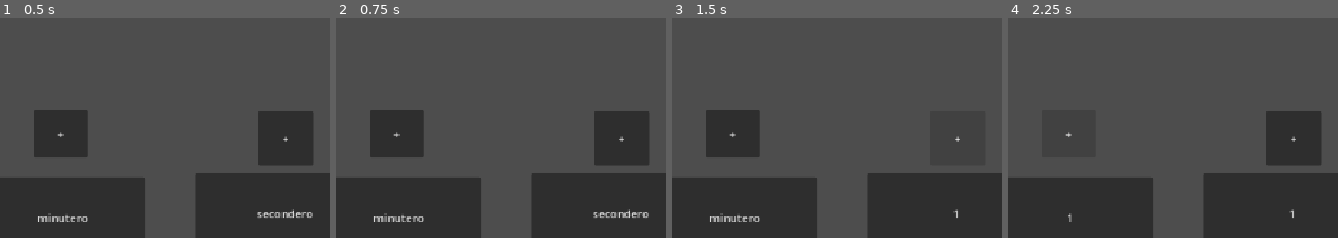
Above: before the commit, frames 1-4 (left to right).
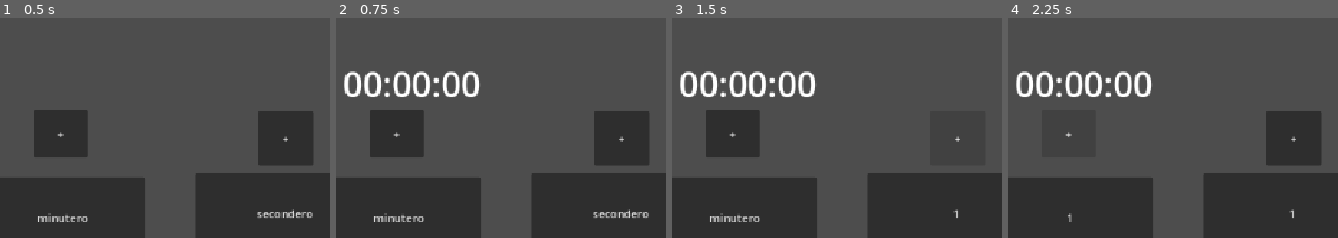
Above: after the commit, the same moments.

Repository: SebaAncan/Pomodoro-by-Pyro
Game: Godot game, scene res://scenes/main.tscn
The game is run twice, just before and just after one commit, with the same random seed, the same clock (stepped at 60 frames per second) and the same inputs.
Inputs:
- Up to frame 1 (0.5 s): no input
- Up to frame 2 (0.75 s): click "Estart" at 0.5 s
- Up to frame 3 (1.5 s): click "+" at 1.25 s
- Up to frame 4 (2.25 s): click "+" at 2 s
The pictures show only the part of the screen within x 42-92%, y 6-56%; the shares and areas given below are measured in that part.

Frame 1 is identical in both runs. In frame 2, 2.5% of the frame differs, in the area x 2-44%, y 24-36%; in frame 3, 2.5%; in frame 4, 2.5%.
Error before the commit: Invalid assignment of property or key 'wait_time' with value of type 'int' on a base object of type 'Nil'. (res://scenes/main.gd:16)

Commit message:
Sistema de tiempo funcionando
Falta añadir el sistema de Pomodoro

Diff:
--- a/pomodoro-timer-custom/scenes/main.gd
+++ b/pomodoro-timer-custom/scenes/main.gd
@@ -1,7 +1,7 @@
 extends Node2D
 @onready var temporizador = $Timer
 @onready var timerset = $timersets
-
+var total
 func _ready() -> void:
 	optener_sacro_tiempo()
 
@@ -12,11 +12,13 @@
 	print(horas)
 	print(minutos)
 	print(segundos)
-	var total = horas * 3600 + minutos * 60 + segundos
+	total = horas * 3600 + minutos * 60 + segundos
 	temporizador.tempo.wait_time = total
 	return total
 
 
 
 func _on_inicio_pressed():
+	optener_sacro_tiempo()
+	print(total)
 	temporizador.tempo.start()
--- a/pomodoro-timer-custom/scenes/main.tscn
+++ b/pomodoro-timer-custom/scenes/main.tscn
@@ -8,6 +8,9 @@
 script = ExtResource("1_sugp2")
 
 [node name="Timer" parent="." unique_id=751466406 instance=ExtResource("1_o5qli")]
+tiempo_en_segundos = 0.0
+tiempo_en_minutos = 0.0
+tiempo_en_horas = 0.0
 
 [node name="timersets" parent="." unique_id=475916094 node_paths=PackedStringArray("timersets") instance=ExtResource("2_0wfyh")]
 timersets = NodePath(".")
--- a/pomodoro-timer-custom/scenes/timer.tscn
+++ b/pomodoro-timer-custom/scenes/timer.tscn
@@ -2,9 +2,11 @@
 
 [ext_resource type="Script" uid="uid://bfq11b676wq3l" path="res://timer.gd" id="1_srplv"]
 
-[node name="Timer" type="Node" unique_id=751466406 node_paths=PackedStringArray("timer")]
+[node name="Timer" type="Node" unique_id=751466406]
 script = ExtResource("1_srplv")
-timer = NodePath(".")
+tiempo_en_segundos = null
+tiempo_en_minutos = null
+tiempo_en_horas = null
 
 [node name="numeritos" type="Label" parent="." unique_id=506549429]
 anchors_preset = -1
--- a/pomodoro-timer-custom/timer.gd
+++ b/pomodoro-timer-custom/timer.gd
@@ -1,16 +1,16 @@
 extends Node
-@export var timer: Node
+
 @onready var label: Label = $numeritos
 @export var tiempo_en_segundos: float
 @export var tiempo_en_minutos:float
 @export var tiempo_en_horas:float
 var tiempo_aux:float = 0
-@export var tempo: Timer
+@onready var tempo: Timer = $tiempo
 
 func Tiempo_existir():
-	var tiempo_restante = tempo.time_left
+	var tiempo_restante = int(tempo.time_left)
 	var hora = floor(tiempo_restante/3600)
-	var minuto = floor((tiempo_restante / 3600))
+	var minuto = ((tiempo_restante % 3600) / 60)
 	var segundo = int(tiempo_restante)%60
 	return [hora,minuto,segundo]
 
Not shown, added: pomodoro-timer-custom/scenes/main.tscn4418259241.tmp
